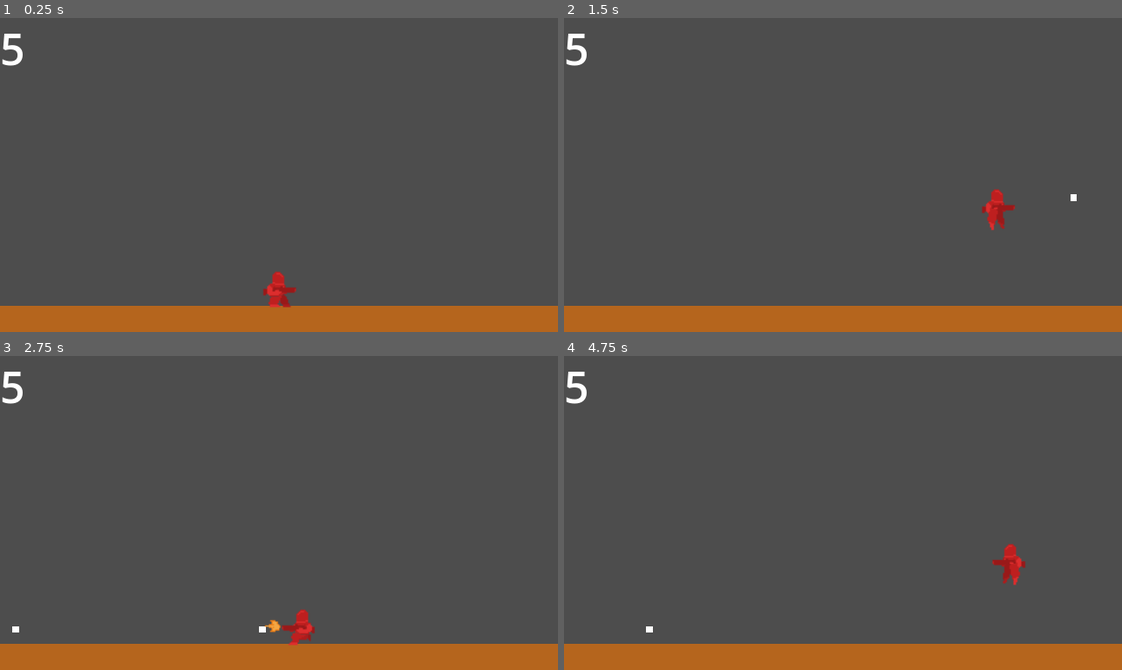
Above: before the commit, frames 1-4 (two rows, left to right).
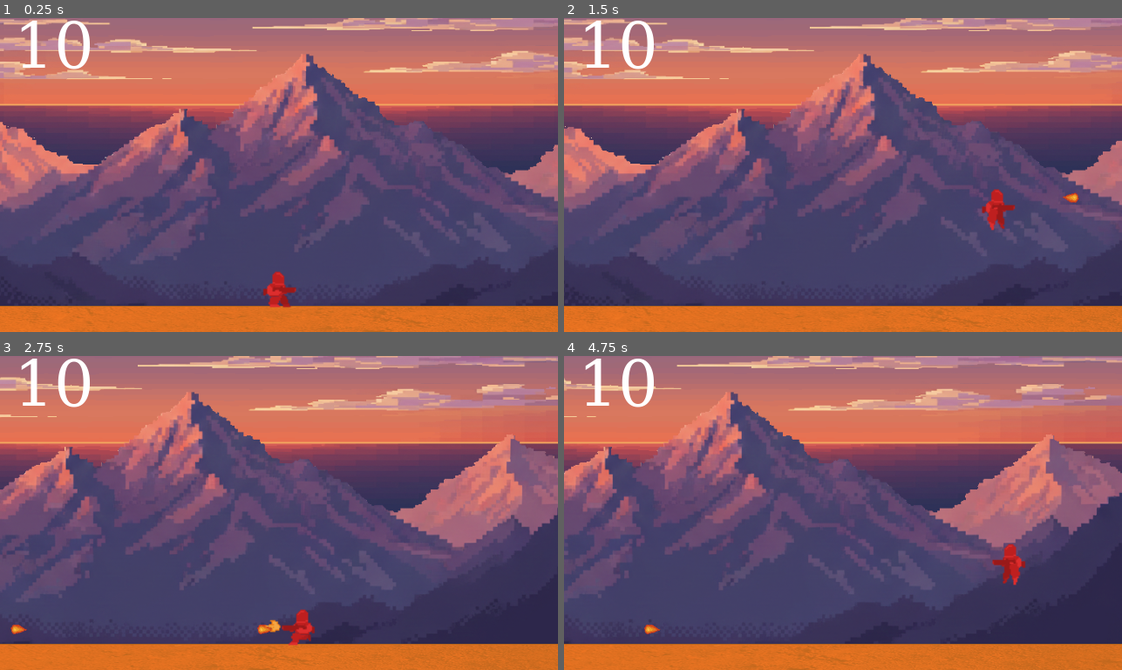
Above: after the commit, the same moments.

Repository: rnp6211/proyek-nyawit-inf
Game: Godot game, scene res://scene/Game.tscn
Same seed, same stepped clock (60 frames per second), same inputs: the game is played once before the commit and once after it.
Inputs (mouse positions are in pixels of both pictures, inside the frame that each line leads up to):
- Up to frame 1 (0.25 s): no input
- Up to frame 2 (1.5 s): tap Enter at 0.5 s; move the mouse to (965, 159) at 0.52 s; press the mouse at (965, 159) at 0.53 s; hold D (right) from 0.53 s (still down); tap Space (jump) at 0.77 s; move the mouse to (731, 190) at 1.27 s; release the mouse at (731, 190) at 1.28 s; click (731, 190) at 1.35 s
- Up to frame 3 (2.75 s): tap Space (jump) at 1.52 s; move the mouse to (334, 443) at 2.02 s; release D (right) at 2.03 s; press the mouse at (334, 443) at 2.03 s; hold A (left) from 2.03 s (still down)
- Up to frame 4 (4.75 s): move the mouse to (815, 575) at 2.77 s; release A (left) at 2.78 s; release the mouse at (815, 575) at 2.78 s; hold D (right) 2.78-4.28 s; click (815, 575) at 2.85 s; tap Space (jump) at 3.02, 3.77, 4.52 s; move the mouse to (1010, 560) at 3.52 s; press the mouse at (1010, 560) at 3.53 s; move the mouse to (675, 465) at 4.27 s; release the mouse at (675, 465) at 4.28 s; hold A (left) from 4.28 s (still down); click (675, 465) at 4.35 s

The runs differ from the first frame. In frame 1, 95% of the frame differs, in the area x 0-100%, y 0-100%; in frame 2, 95%; in frame 3, 95%; in frame 4, 96%.

Commit message:
feat: more polished

Diff:
--- a/project.godot
+++ b/project.godot
@@ -21,6 +21,10 @@
 window/size/viewport_height=360
 window/stretch/mode="viewport"
 window/stretch/scale_mode="integer"
+
+[editor_plugins]
+
+enabled=PackedStringArray("res://addons/minimize_html_build/plugin.cfg")
 
 [input]
 
--- a/scene/Game.tscn
+++ b/scene/Game.tscn
@@ -6,10 +6,14 @@
 [ext_resource type="PackedScene" uid="uid://di53sdsum5ek2" path="res://scene/enemies/AntiSawit2.tscn" id="5_0qanc"]
 [ext_resource type="Script" uid="uid://blmrcksq2woaa" path="res://scene/health.gd" id="5_1qeit"]
 [ext_resource type="Script" uid="uid://ceqtnvce4w5sa" path="res://scene/wave_logic.gd" id="5_ripxc"]
-[ext_resource type="AudioStream" uid="uid://cji7nti6efvnr" path="res://asset/bgm.ogg" id="6_1qeit"]
+[ext_resource type="AudioStream" uid="uid://caao1gom2bpty" path="res://asset/Memory by Sol IX.ogg" id="7_0qanc"]
+
+[sub_resource type="SystemFont" id="SystemFont_0qanc"]
+font_names = PackedStringArray("Fantasy")
 
 [sub_resource type="LabelSettings" id="LabelSettings_t585p"]
-font_size = 50
+font = SubResource("SystemFont_0qanc")
+font_size = 72
 
 [node name="Game" type="Node2D" unique_id=1571335153]
 
@@ -31,11 +35,13 @@
 [node name="CanvasLayer" type="CanvasLayer" parent="." unique_id=1846707468]
 
 [node name="Health" type="Label" parent="CanvasLayer" unique_id=824166871]
-offset_right = 24.0
-offset_bottom = 40.0
-text = "5"
+offset_left = 16.0
+offset_right = 61.0
+offset_bottom = 73.0
+text = "10"
 label_settings = SubResource("LabelSettings_t585p")
 script = ExtResource("5_1qeit")
 
 [node name="AudioStreamPlayer" type="AudioStreamPlayer" parent="." unique_id=212718144]
-stream = ExtResource("6_1qeit")
+stream = ExtResource("7_0qanc")
+autoplay = true
--- a/scene/Map.tscn
+++ b/scene/Map.tscn
@@ -1,10 +1,17 @@
 [gd_scene format=3 uid="uid://i4i4nf5um2k8"]
 
 [ext_resource type="Texture2D" uid="uid://dnhjqtrl816c0" path="res://asset/b5651d.png" id="1_0bqv0"]
+[ext_resource type="Texture2D" uid="uid://lk3so4f8jvhe" path="res://asset/bg_lagnit.png" id="1_ly4mi"]
+[ext_resource type="Texture2D" uid="uid://b55sbp7ha6jye" path="res://asset/bg_gunung.png" id="2_qlu6v"]
+[ext_resource type="Texture2D" uid="uid://cjr4fncm2agh8" path="res://asset/1000_F_275456879_TltppdNWNMRHrP7LGzws3kq12FjUszKB.jpg" id="4_qlu6v"]
 
 [sub_resource type="AtlasTexture" id="AtlasTexture_soggu"]
 atlas = ExtResource("1_0bqv0")
 region = Rect2(-0.3, 0, 0, 0)
+
+[sub_resource type="CanvasItemMaterial" id="CanvasItemMaterial_aixmw"]
+blend_mode = 4
+light_mode = 2
 
 [sub_resource type="RectangleShape2D" id="RectangleShape2D_0bqv0"]
 size = Vector2(640, 65)
@@ -17,12 +24,29 @@
 
 [node name="Map" type="Node2D" unique_id=1380900792]
 
-[node name="Sprite2D" type="Sprite2D" parent="." unique_id=2047041629]
+[node name="Sky" type="Sprite2D" parent="." unique_id=1705026330]
+position = Vector2(0, -64)
+scale = Vector2(0.6328125, 0.6328125)
+texture = ExtResource("1_ly4mi")
+
+[node name="Mountain" type="Sprite2D" parent="." unique_id=605642497]
+position = Vector2(3.3881318e-21, -256)
+scale = Vector2(0.625, 0.625)
+texture = ExtResource("2_qlu6v")
+
+[node name="Floor2" type="Sprite2D" parent="." unique_id=2047041629]
 position = Vector2(0, -6.67572e-06)
 scale = Vector2(0.64000005, 0.256)
 texture = SubResource("AtlasTexture_soggu")
 
+[node name="Sprite2D" type="Sprite2D" parent="Floor2" unique_id=252349006]
+modulate = Color(0.27450982, 0.13333334, 0.08235294, 1)
+material = SubResource("CanvasItemMaterial_aixmw")
+position = Vector2(0, -164.06247)
+texture = ExtResource("4_qlu6v")
+
 [node name="Floor" type="StaticBody2D" parent="." unique_id=4422854]
+visible = false
 collision_layer = 8
 collision_mask = 3
 
--- a/scene/enemies/AntiSawit1_Bullet.tscn
+++ b/scene/enemies/AntiSawit1_Bullet.tscn
@@ -1,21 +1,21 @@
 [gd_scene format=3 uid="uid://bvth46ygov2fy"]
 
 [ext_resource type="Script" uid="uid://t4r61kb7ntp" path="res://scene/enemies/anti_sawit_1_bullet.gd" id="1_3ruec"]
-[ext_resource type="Texture2D" uid="uid://d2ya1n6dtyhmu" path="res://asset/white_colour.png" id="2_3xhqe"]
+[ext_resource type="Texture2D" uid="uid://dl63dsmm2jb11" path="res://asset/antisawit1_bullet.png" id="2_mmux0"]
 
 [sub_resource type="CapsuleShape2D" id="CapsuleShape2D_nhy22"]
-radius = 7.0
-height = 14.0
+radius = 5.0
+height = 10.0
 
 [node name="AntiSawitBullet" type="CharacterBody2D" unique_id=942015208]
 collision_layer = 128
 collision_mask = 26
 script = ExtResource("1_3ruec")
 
+[node name="Sprite2D" type="Sprite2D" parent="." unique_id=2067589882]
+position = Vector2(0.12500077, -0.12499973)
+scale = Vector2(0.55468756, 0.55468756)
+texture = ExtResource("2_mmux0")
+
 [node name="CollisionShape2D" type="CollisionShape2D" parent="." unique_id=2131927889]
 shape = SubResource("CapsuleShape2D_nhy22")
-
-[node name="Sprite2D" type="Sprite2D" parent="." unique_id=1727763457]
-modulate = Color(0.8033672, 0.20989797, 5.7756904e-07, 1)
-scale = Vector2(0.036363635, 0.05464481)
-texture = ExtResource("2_3xhqe")
--- a/scene/enemies/AntiSawit2_Attack.tscn
+++ b/scene/enemies/AntiSawit2_Attack.tscn
@@ -1,19 +1,18 @@
 [gd_scene format=3 uid="uid://d33ndr48k7nik"]
 
-[ext_resource type="Texture2D" uid="uid://d2ya1n6dtyhmu" path="res://asset/white_colour.png" id="1_2h5d6"]
+[ext_resource type="Texture2D" uid="uid://dmkx3q84ga4se" path="res://asset/antisawit2_attack.png" id="2_26vjp"]
 
 [sub_resource type="RectangleShape2D" id="RectangleShape2D_2h5d6"]
-size = Vector2(32, 488)
+size = Vector2(16, 488)
 
 [node name="AntiSawit2Attack" type="CharacterBody2D" unique_id=843876053]
 collision_layer = 128
 collision_mask = 2
 
-[node name="Sprite2D" type="Sprite2D" parent="." unique_id=818919336]
-modulate = Color(0.8039216, 0.21176471, 0, 1)
-position = Vector2(4.7683716e-07, 244.00002)
-scale = Vector2(0.116363645, 2.6666667)
-texture = ExtResource("1_2h5d6")
+[node name="Sprite2D2" type="Sprite2D" parent="." unique_id=948102080]
+position = Vector2(4.172325e-07, 243.99998)
+scale = Vector2(1.125, 1.9062499)
+texture = ExtResource("2_26vjp")
 
 [node name="CollisionShape2D" type="CollisionShape2D" parent="." unique_id=1104063090]
 position = Vector2(0, 244)
--- a/scene/enemies/anti_sawit_2.gd
+++ b/scene/enemies/anti_sawit_2.gd
@@ -51,10 +51,10 @@
 		var distance = abs(position - player.position).length()
 		if distance < 200:
 			var anim_tween = create_tween()
-			anim_tween.tween_property($AnimatedSprite2D, "modulate", Color(3, 3, 3), 1).set_ease(Tween.EASE_IN).from(Color(1, 1, 1))
+			anim_tween.tween_property(self, "modulate", Color(3, 3, 3), 1).set_ease(Tween.EASE_IN).from(Color(1, 1, 1))
 
 			var attack_func = func() -> void:
-				$AnimatedSprite2D.modulate = Color(1, 1, 1)
+				modulate = Color(1, 1, 1)
 				if terminated:
 					return
 				$AntiSawit2Attack.show()
--- a/scene/player/Bullet.tscn
+++ b/scene/player/Bullet.tscn
@@ -1,7 +1,7 @@
 [gd_scene format=3 uid="uid://dhtm2qycst6as"]
 
-[ext_resource type="Texture2D" uid="uid://d2ya1n6dtyhmu" path="res://asset/white_colour.png" id="1_00y0u"]
 [ext_resource type="Script" uid="uid://c5amga7636yww" path="res://scene/player/bullet.gd" id="1_74ivd"]
+[ext_resource type="Texture2D" uid="uid://bthuru44blywh" path="res://asset/player_bullet.png" id="2_74ivd"]
 
 [sub_resource type="CapsuleShape2D" id="CapsuleShape2D_74ivd"]
 radius = 7.0
@@ -12,10 +12,10 @@
 collision_mask = 25
 script = ExtResource("1_74ivd")
 
+[node name="Sprite2D2" type="Sprite2D" parent="." unique_id=1410319805]
+position = Vector2(-6, -0.99999994)
+scale = Vector2(0.92187506, 0.92187506)
+texture = ExtResource("2_74ivd")
+
 [node name="CollisionShape2D" type="CollisionShape2D" parent="." unique_id=322261428]
 shape = SubResource("CapsuleShape2D_74ivd")
-
-[node name="Sprite2D" type="Sprite2D" parent="." unique_id=1739069819]
-position = Vector2(0, 1.4210855e-14)
-scale = Vector2(0.036363635, 0.05464481)
-texture = ExtResource("1_00y0u")
--- a/scene/player/bullet.gd
+++ b/scene/player/bullet.gd
@@ -4,6 +4,12 @@
 
 func _ready() -> void:
 	velocity_0 = velocity
+	if velocity_0.x < 0:
+		rotation_degrees = 180
+	elif velocity_0.y > 0:
+		rotation_degrees = 90
+	elif velocity_0.y < 0:
+		rotation_degrees = -90
 
 var total_delta: float
 
--- a/scene/player/player.gd
+++ b/scene/player/player.gd
@@ -1,7 +1,7 @@
 class_name Player
 extends CharacterBody2D
 
-@export var health: int = 5
+@export var health: int = 10
 @export var speed: int = 130
 @export var jump_accel: int = -350
 @export var get_hit_cd: float = 1
--- a/scene/wave_logic.gd
+++ b/scene/wave_logic.gd
@@ -65,12 +65,12 @@
 
 func spawn_enemy(node: Node2D) -> void:
 	var neg = randi_range(0, 1)
-	var x = player.position.x + (-1 if neg == 1 else 1) * 360
+	var x: float = player.position.x + (-1 if neg == 1 else 1) * 320
 
 	if x < 0:
-		x = player.position.x + 360
+		x = min(player.position.x + 320, 640)
 	elif x > 640:
-		x = player.position.x - 360
+		x = max(0, player.position.x - 320)
 
 	node.position.x = x
 	node.position.y = 288
Not shown, added: addons/minimize_html_build/classes/mhep_comporesser.gd
Not shown, added: addons/minimize_html_build/classes/mhep_comporesser.gd.uid
Not shown, added: addons/minimize_html_build/classes/mhep_copier.gd
Not shown, added: addons/minimize_html_build/classes/mhep_copier.gd.uid
Not shown, added: addons/minimize_html_build/classes/mhep_export_info.gd
Not shown, added: addons/minimize_html_build/classes/mhep_export_info.gd.uid
Not shown, added: addons/minimize_html_build/classes/mhep_html.gd
Not shown, added: addons/minimize_html_build/classes/mhep_html.gd.uid
Not shown, added: addons/minimize_html_build/classes/mhep_js.gd
Not shown, added: addons/minimize_html_build/classes/mhep_js.gd.uid
Not shown, added: addons/minimize_html_build/classes/mhep_utils.gd
Not shown, added: addons/minimize_html_build/classes/mhep_utils.gd.uid
(and 40 more such lines)
